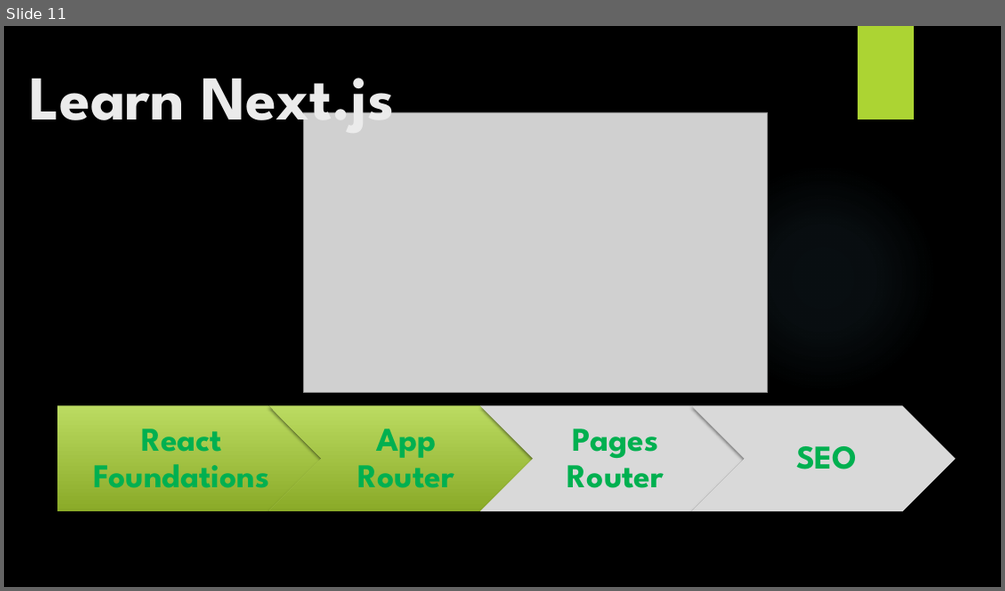
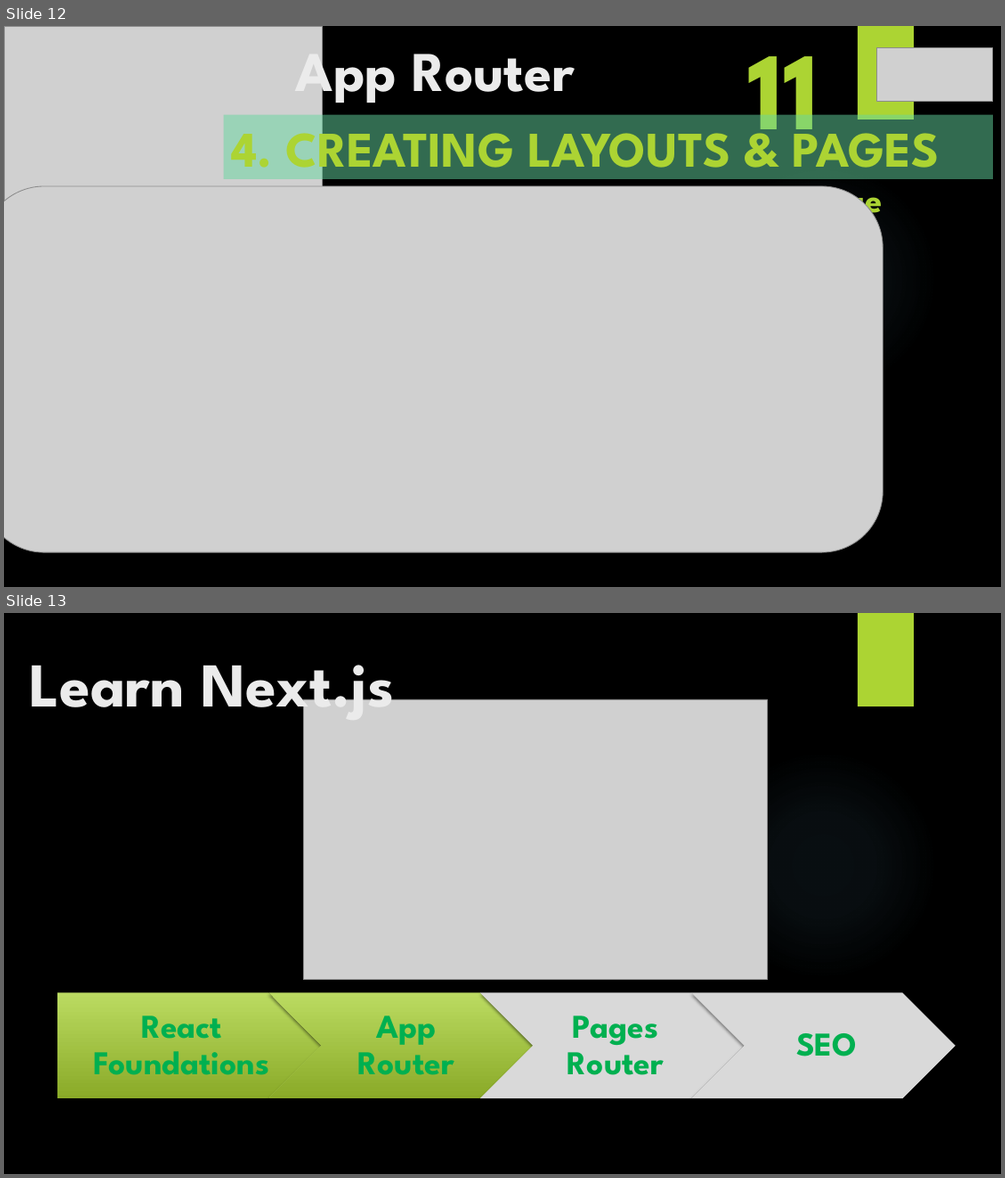
Before and after one commit to yasenstar/learn_javascript, a slide deck: learn_nextjs/2_App_Router/App_Router.pptx. Shown one above the other, each under a label of ours: slide 11 before the commit, slides 12 and 13 after it. The pictures are 1005x591 and 1005x1178 pixels, drawn with LibreOffice and Linux fonts; fonts in the diff are those of the drawing; grey boxes stand for pictures; background and template pictures are left out. Boxes give left, top, right and bottom in pixels: in the first picture for what was removed or moved away, otherwise in the second. Text is boxed around its words. In the diff, an @@ line names an element or a change of style, - is before the commit and + after.

```diff
--- a/learn_nextjs/2_App_Router/App_Router.pptx
+++ b/learn_nextjs/2_App_Router/App_Router.pptx
@@ slide 12 added at [4,26,1001,587], background picture (left out); not listed: 2 template elements that a slide beside it also shows @@
@@ picture added at [4,26,323,229] @@
@@ title added at [296,35,574,108], 54 pt, text #EBEBEB, bold @@
+App Router
@@ text added at [747,26,819,161], 106.4 pt, text #ACD433, bold @@
+11
@@ picture added at [877,48,993,102] @@
@@ subtitle added at [224,115,994,179], fill #65D6A0 at 50% opacity, 48 pt, text #ACD433, bold @@
+4. CREATING LAYOUTS & PAGES
@@ text added at [330,177,882,224], 33.3 pt, text #ACD433, bold @@
+4.3 Practice: Create Dashboard Page
@@ picture added at [4,186,882,552] @@
@@ what was slide 11 is now slide 13 @@
```
Also in this commit, not shown: 2 slides changed, 1 other slide added, 2 other files.
